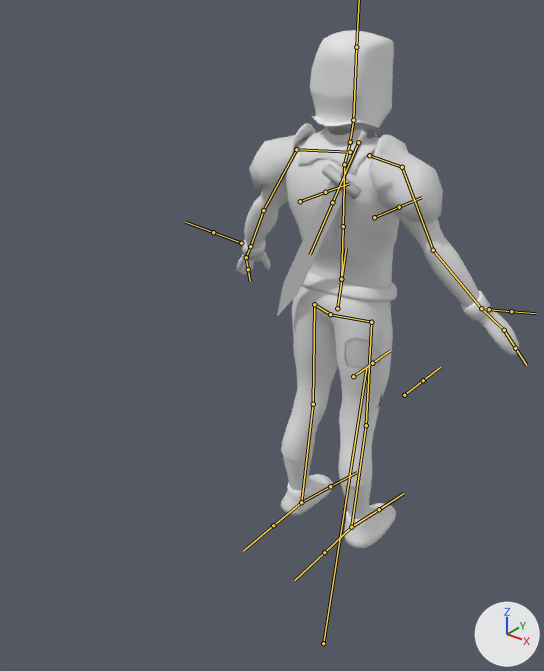
The FBX model Content/knightAnim/knightAnim.fbx as it was, and as the next commit left it.
Rendered twice from a 50 mm lens placed at (1.22, -1.88, 1.02), pointed at (-0.13, -0.19, -0.03). The lights are fixed; the arrows at lower right show +X, +Y and +Z. The bones that bend it are drawn over the model as lines.

The first picture shows 'lowPolyKnight.001', 'sword'.
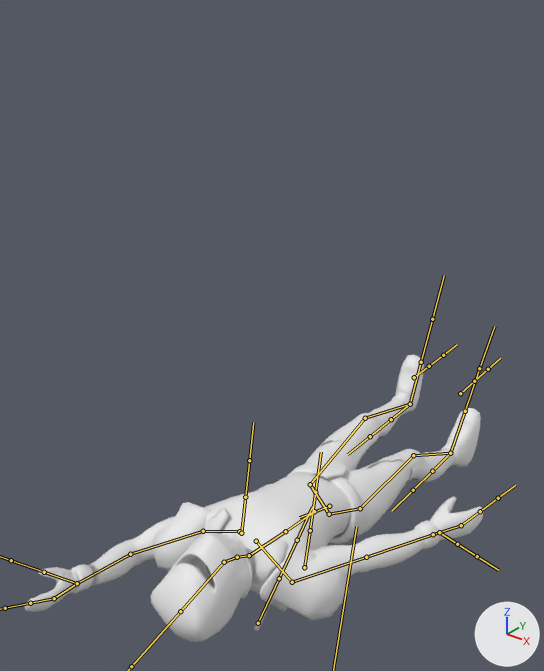
The newer file adds an action. The first version stands in its rest pose; the second is drawn at frame 23 of the action 'metarig.001|metarig.001|deathKnight'.

What the commit changed:
Bone 'spine.007' (bone_spine_007) moves from (0.0, 0.0, 0.0) to (0.0, -0.705, 0.121).
Bone 'spine.001' (bone_spine_001) moves from (0.0, 0.0, 0.0) to (0.0, -0.073, 0.013).
Bone 'spine.001' (bone_spine_001) turns from (0, 0, 0) to (-80, 0, 0) degrees about its own x, y and z.
Bone 'spine.006' (bone_spine_006) turns from (0, 0, 0) to (-24, 0, 0) degrees about its own x, y and z.
Bone 'upper_arm.L' (bone_upper_arm_l) turns from (0, 0, 0) to (-16, -11, 108) degrees about its own x, y and z.
Bone 'forearm.L' (bone_forearm_l) turns from (0, 0, 0) to (-3, -30, 44) degrees about its own x, y and z.
Bone 'upper_arm.R' (bone_upper_arm_r) turns from (0, 0, 0) to (16, 0, -1) degrees about its own x, y and z.
Bone 'forearm.R' (bone_forearm_r) turns from (0, 0, 0) to (-23, 2, 8) degrees about its own x, y and z.
Bone 'thigh.L' (bone_thigh_l) turns from (0, 0, 0) to (-25, 0, 0) degrees about its own x, y and z.
Bone 'thigh.L.001.L' (bone_thigh_l_001_l) turns from (0, 0, 0) to (24, 0, 0) degrees about its own x, y and z.
Bone 'thigh.R' (bone_thigh_r) turns from (0, 0, 0) to (-12, 0, 0) degrees about its own x, y and z.
Bone 'thigh.L.001.R' (bone_thigh_l_001_r) turns from (0, 0, 0) to (21, 0, 0) degrees about its own x, y and z.
Bone 'swordBone' (bone_swordbone) moves from (0.0, 0.0, 0.0) to (-0.009, 0.06, 0.008).
Bone 'swordBone' (bone_swordbone) turns from (0, 0, 0) to (-7, 24, -6) degrees about its own x, y and z.

Pixel boxes [x1, y1, x2, y2] of what changed, in the pictures (544 x 671 px):
'lowPolyKnight.001', posed (63% wider, 45% shorter)
    before: [237, 30, 519, 548]
    after: [25, 355, 484, 642]
'sword', posed
    before: [277, 131, 367, 316]
    after: [253, 591, 287, 631]
bone 'spine.001', root to tip
    before: (337, 308) to (346, 248)
    after: (329, 506) to (299, 517)
bone 'spine.006', root to tip
    before: (353, 120) to (356, 47)
    after: (224, 562) to (180, 611)
bone 'upper_arm.L', root to tip
    before: (296, 149) to (263, 210)
    after: (203, 531) to (130, 554)
bone 'forearm.L', root to tip
    before: (263, 210) to (250, 246)
    after: (130, 554) to (77, 583)
bone 'upper_arm.R', root to tip
    before: (402, 167) to (433, 250)
    after: (292, 582) to (366, 557)
bone 'forearm.R', root to tip
    before: (433, 250) to (481, 308)
    after: (366, 557) to (433, 534)
bone 'thigh.L', root to tip
    before: (314, 304) to (313, 404)
    after: (310, 484) to (365, 418)
bone 'thigh.L.001.L', root to tip
    before: (313, 404) to (301, 502)
    after: (365, 418) to (410, 404)
bone 'thigh.R', root to tip
    before: (371, 322) to (366, 425)
    after: (360, 508) to (413, 455)
bone 'thigh.L.001.R', root to tip
    before: (366, 425) to (351, 527)
    after: (413, 455) to (450, 453)
bone 'swordBone', root to tip
    before: (358, 142) to (332, 202)
    after: (258, 623) to (279, 578)
